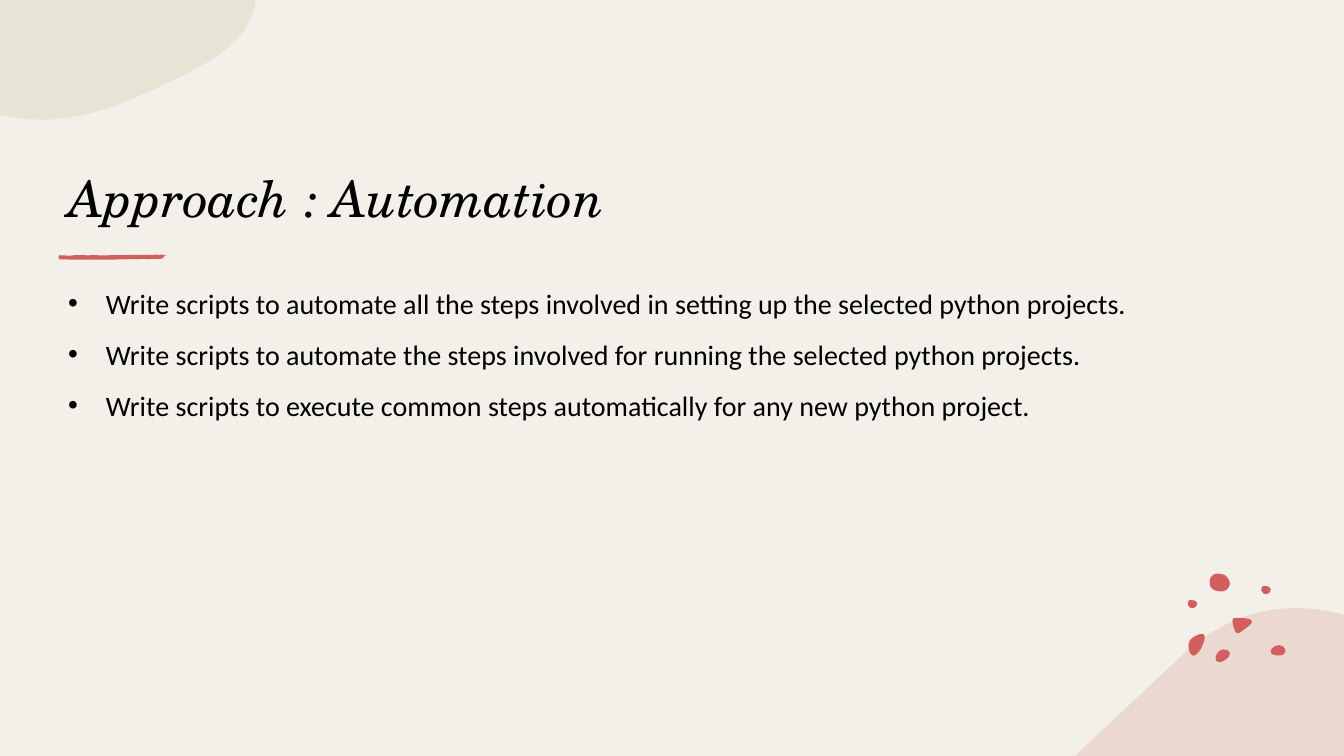
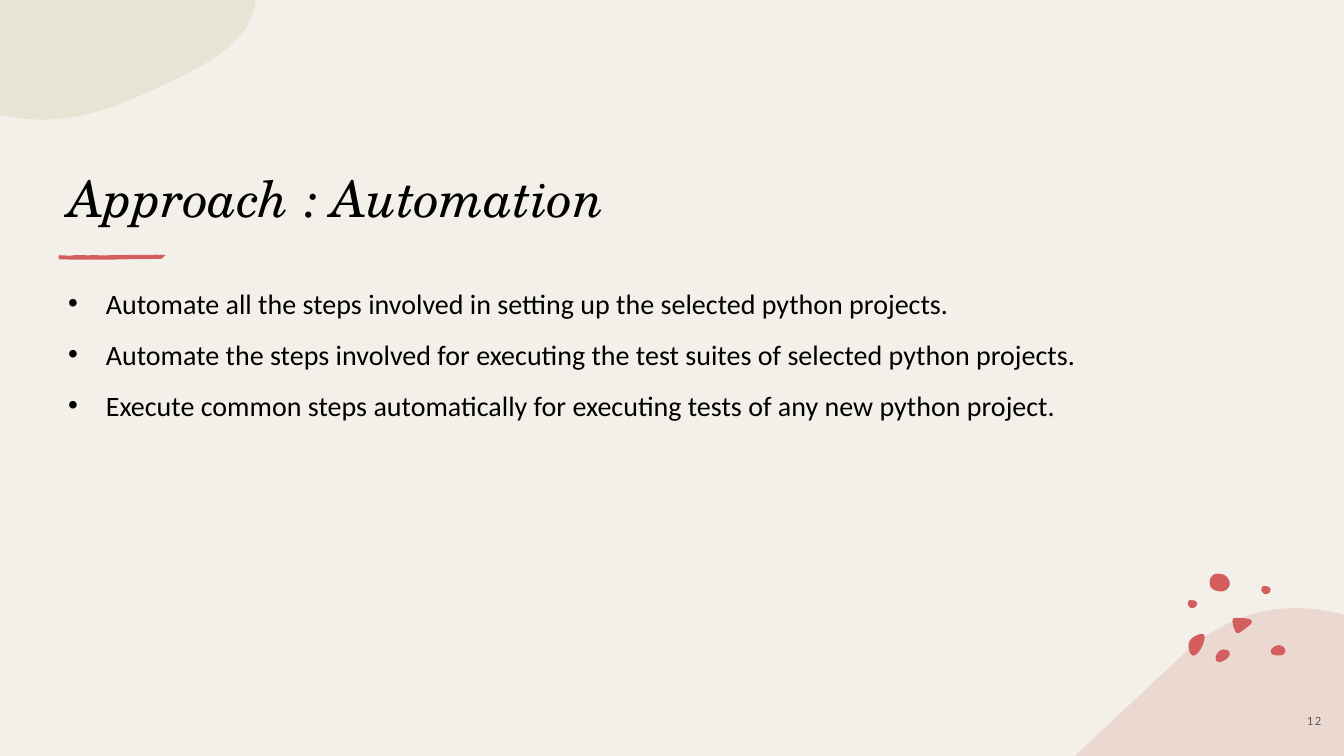
Before and after one commit to piyush-bajaj/DynamicPythonBenchmark, a slide deck: slide 12 of Kick-Off Presentation.pptx (slide 11 before the commit). Drawn at 1344x756 pixels with LibreOffice and Linux fonts; fonts in the diff are those of the drawing. Boxes give left, top, right and bottom in pixels: in the first picture for what was removed or moved away, otherwise in the second. Text is boxed around its words. In the diff, an @@ line names an element or a change of style, - is before the commit and + after.

Commit message:
some updates

```diff
--- a/Kick-Off Presentation.pptx
+++ b/Kick-Off Presentation.pptx
@@ text at bbox=[106, 294, 1075, 421]: text changed @@
-• Write scripts to automate all the steps involved in setting up the selected python projects.
-• Write scripts to automate the steps involved for running the selected python projects.
-• Write scripts to execute common steps automatically for any new python project.
+• Automate all the steps involved in setting up the selected python projects.
+• Automate the steps involved for executing the test suites of selected python projects.
+• Execute common steps automatically for executing tests of any new python project.
@@ page number added at bbox=[1307, 717, 1321, 725], 9 pt, text #595959 @@
+12
```
Also in this commit, not shown: 15 other slides changed, 1 slide added.
